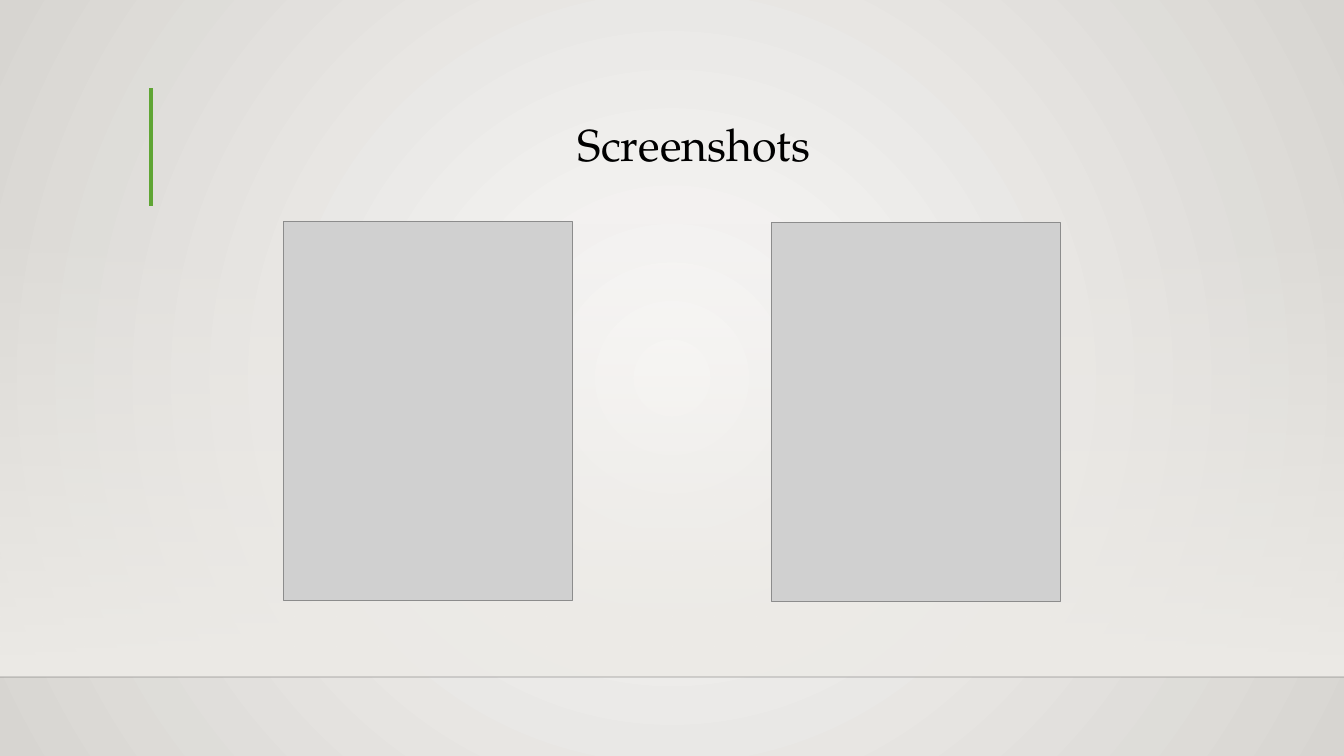
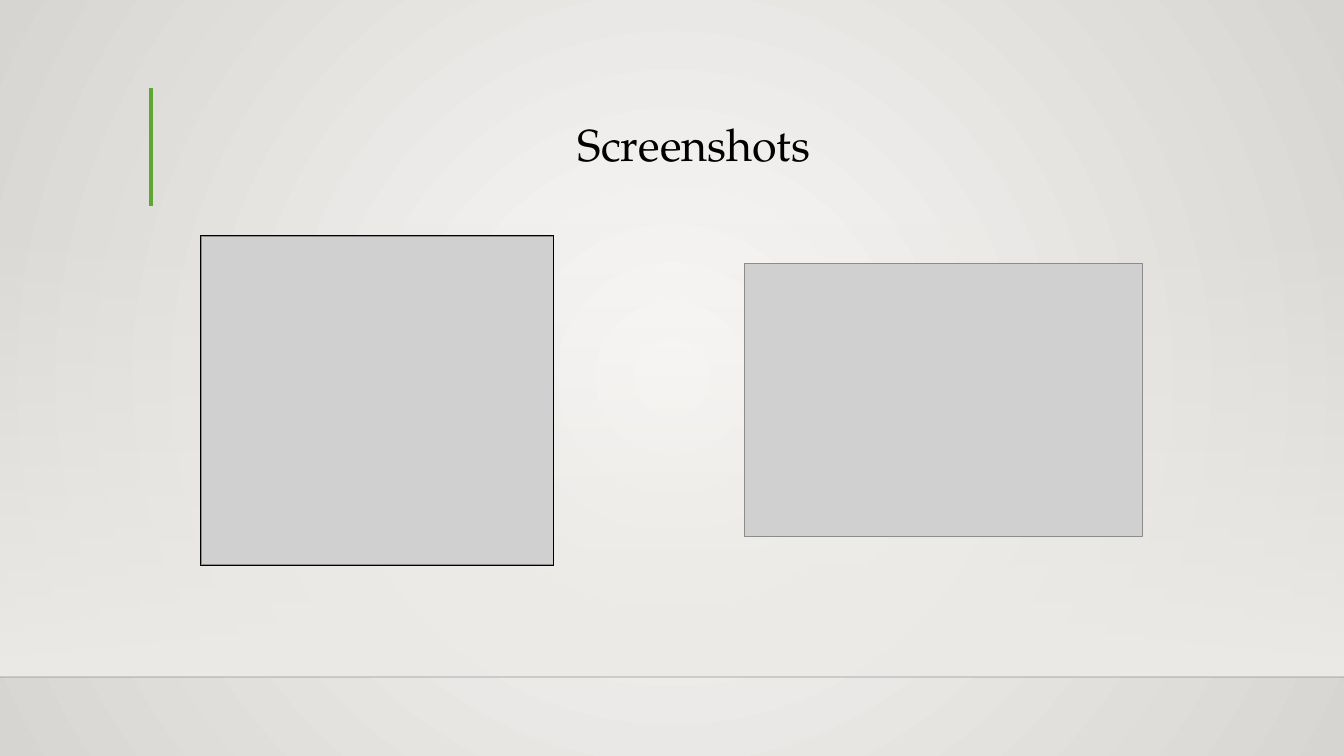
Before and after one commit to batch-B3/Biometric-Finger-Vein-Authentication-Using-Deep-Learning-Algorithm, a slide deck: slide 22 of Project Documents/Batch 3 PPT.pptx. Drawn at 1344x756 pixels with LibreOffice and Linux fonts; fonts in the diff are those of the drawing; grey boxes stand for pictures; background and template pictures are left out. Boxes give left, top, right and bottom in pixels: in the first picture for what was removed or moved away, otherwise in the second. Text is boxed around its words. In the diff, an @@ line names an element or a change of style, - is before the commit and + after.

```diff
--- a/Project Documents/Batch 3 PPT.pptx
+++ b/Project Documents/Batch 3 PPT.pptx
@@ rectangle added at (201,236,554,566), outline #000000 0.75 pt @@
@@ picture: place and size @@
-picture at (283,222,572,601)
+picture at (202,236,554,565)
@@ picture: place and size @@
-picture at (772,223,1061,602)
+picture at (744,264,1142,537)
```
Also in this commit, not shown: 9 other slides changed, 1 other file.
